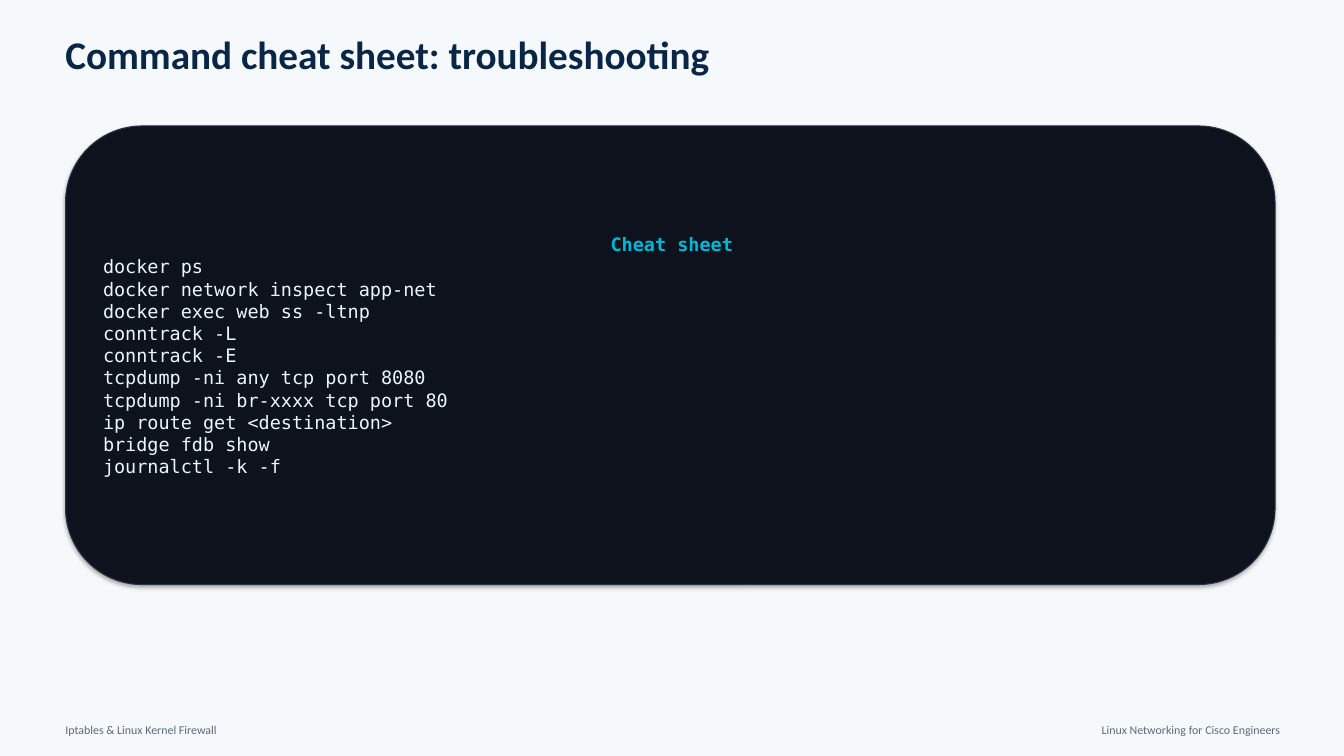
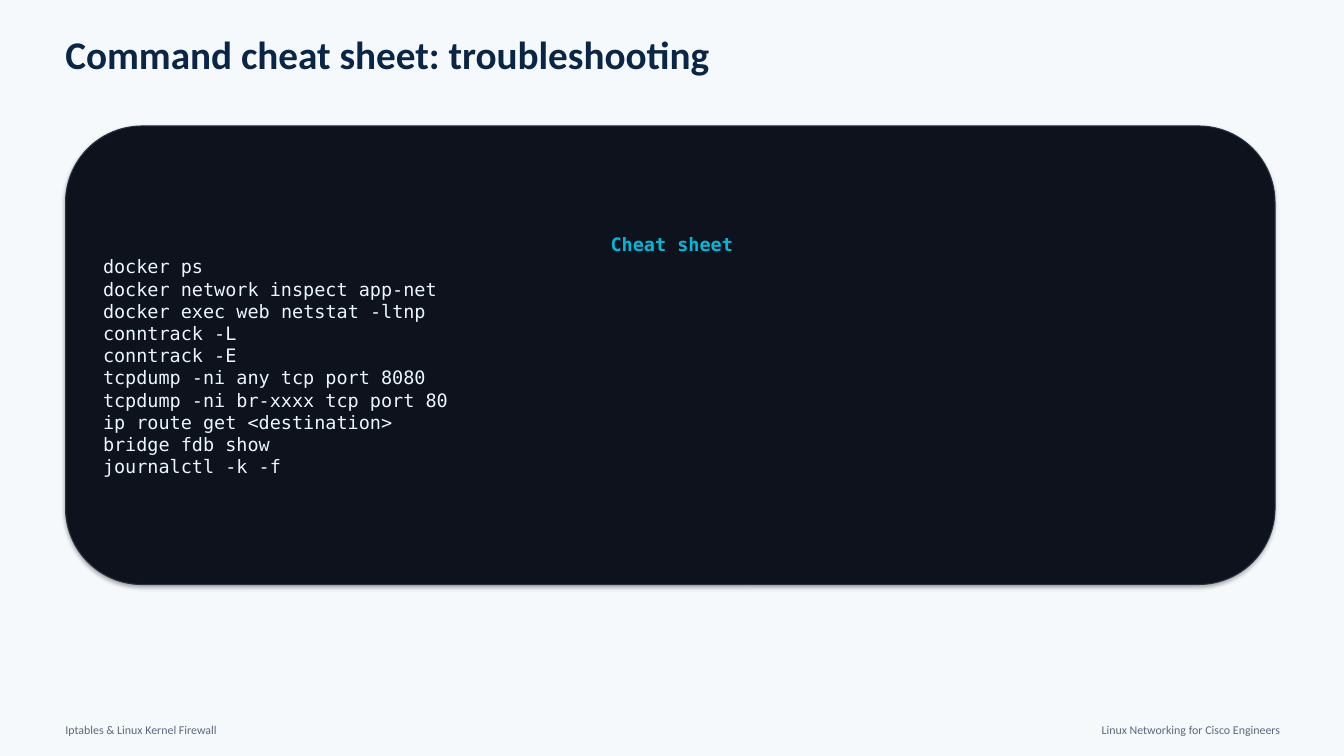
Before and after one commit to ltfe-ict-academy/containerized_infrastructure_and_workload_security, a slide deck: slide 53 of 03_Container_and_Linux_networking/02_Iptables_and_basics_of_the_Linux_kernel_firewall/iptables_linux_kernel_firewall_with_docker_lab_50slides.odp (slide 48 before the commit). Drawn at 1344x756 pixels with LibreOffice and Linux fonts; fonts in the diff are those of the drawing. Boxes give left, top, right and bottom in pixels: in the first picture for what was removed or moved away, otherwise in the second. Text is boxed around its words. In the diff, an @@ line names an element or a change of style, - is before the commit and + after.

```diff
--- a/03_Container_and_Linux_networking/02_Iptables_and_basics_of_the_Linux_kernel_firewall/iptables_linux_kernel_firewall_with_docker_lab_50slides.odp
+++ b/03_Container_and_Linux_networking/02_Iptables_and_basics_of_the_Linux_kernel_firewall/iptables_linux_kernel_firewall_with_docker_lab_50slides.odp
@@ text in rounded rectangle at (103, 304, 426, 322): text changed @@
-docker exec web ss -ltnp
+docker exec web netstat -ltnp
```
Also in this commit, not shown: 2 other slides changed, 6 slides added, 1 other file.
